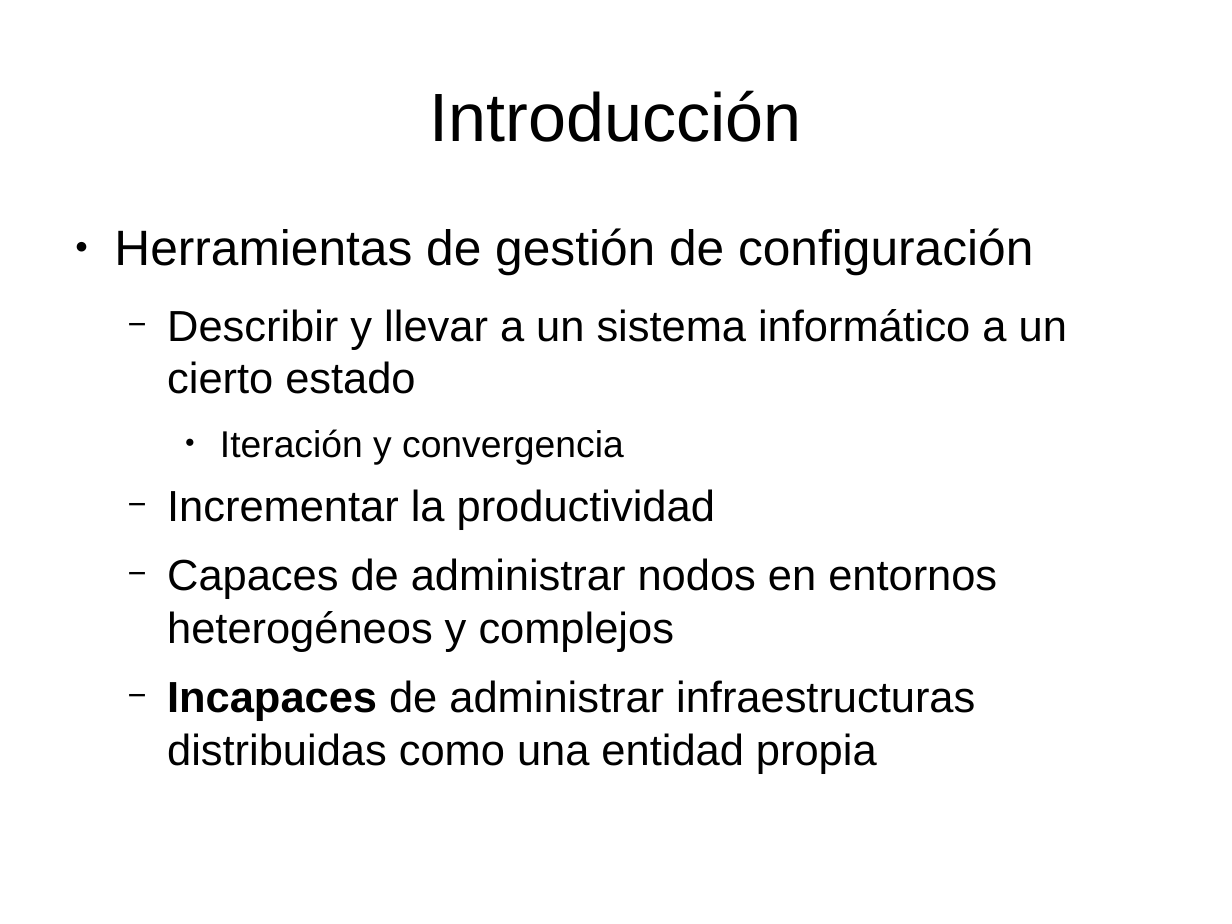
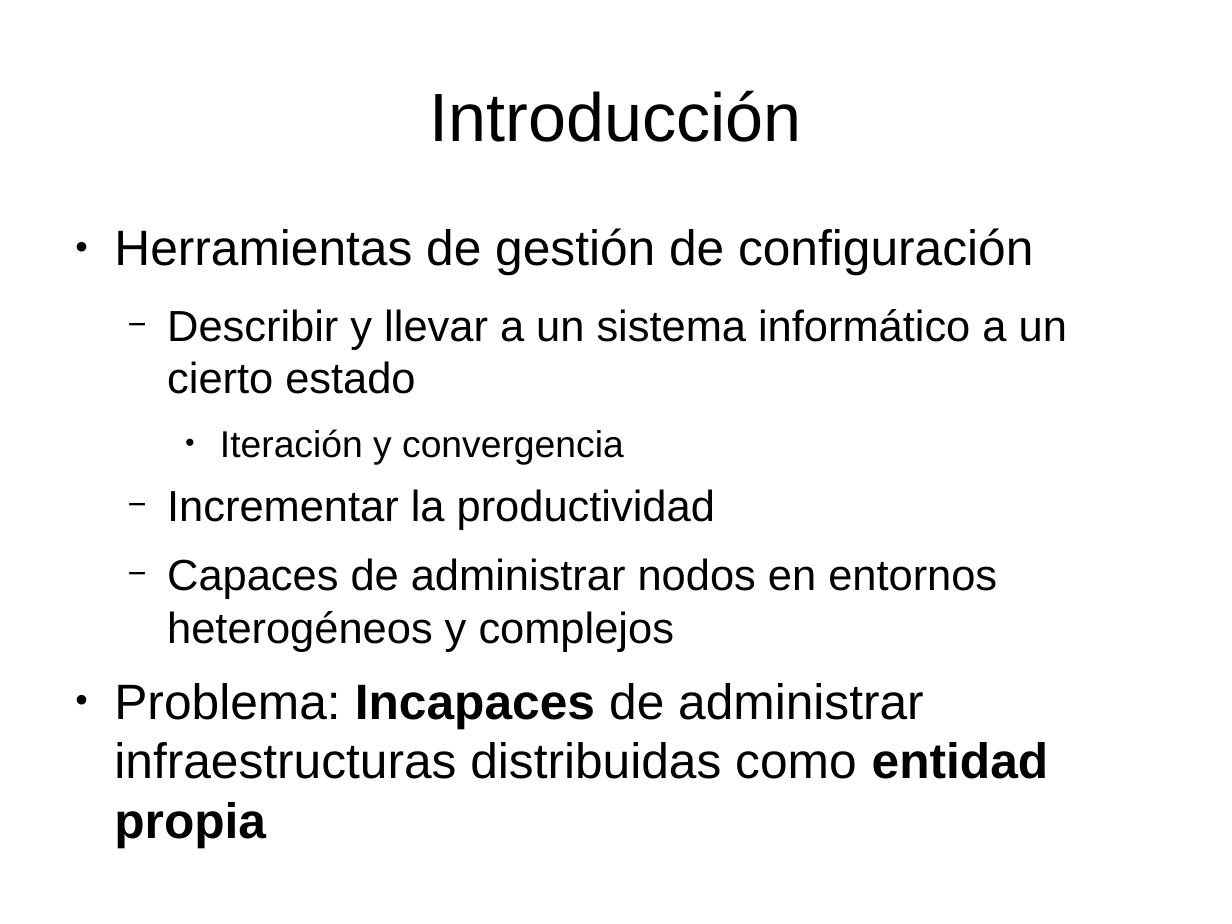
Before and after one commit to dcere/pfc, a slide deck: slide 3 of adm/presentacion/presentacion.odp. Drawn at 1232x924 pixels with LibreOffice and Linux fonts; fonts in the diff are those of the drawing. Boxes give left, top, right and bottom in pixels: in the first picture for what was removed or moved away, otherwise in the second. Text is boxed around its words. In the diff, an @@ line names an element or a change of style, - is before the commit and + after.

Commit message:
[adm] Presentation: minor changes

```diff
--- a/adm/presentacion/presentacion.odp
+++ b/adm/presentacion/presentacion.odp
@@ text at [114,683,1048,847]: text changed; size 28 to 32 pt @@
-  − Incapaces de administrar infraestructuras distribuidas como una entidad propia
+● Problema: Incapaces de administrar infraestructuras distribuidas como entidad propia
```
Also in this commit, not shown: 2 other slides changed, 2 slides added, 1 slide removed, 1 other file.
